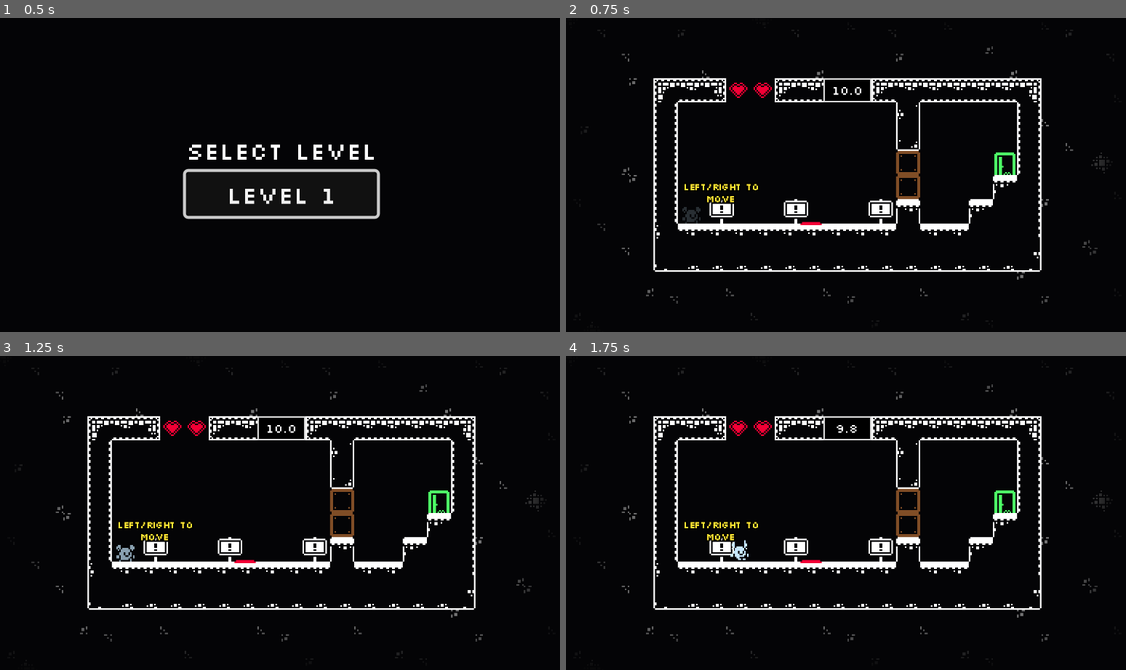
Above: before the commit, frames 1-4 (two rows, left to right).
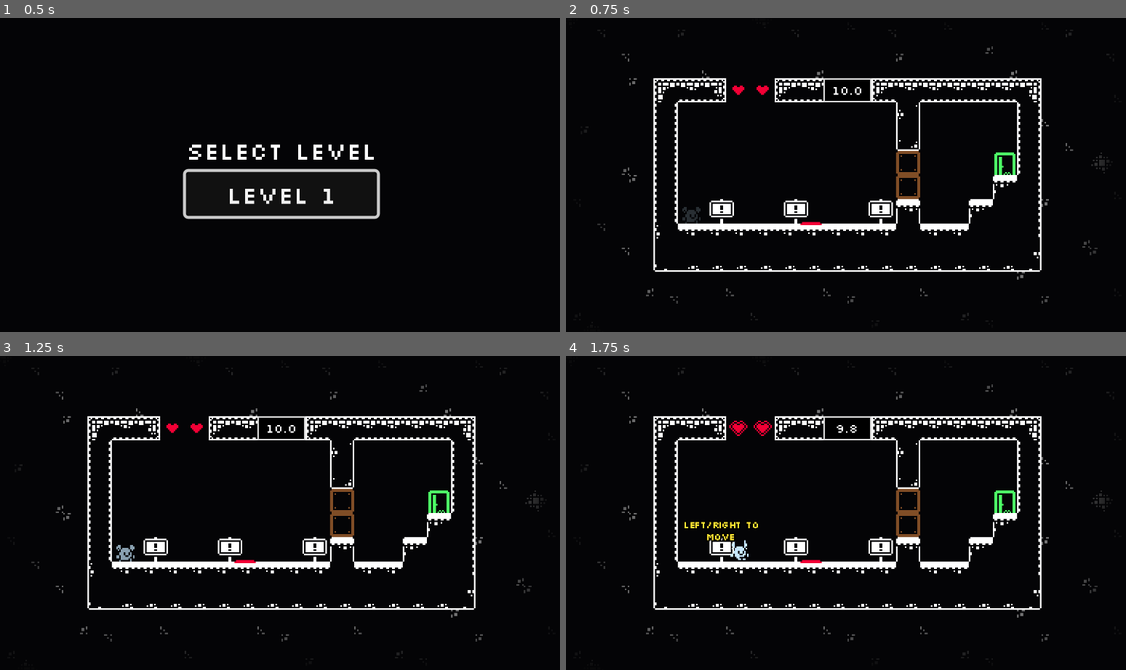
Above: after the commit, the same moments.

Repository: moellh/gmtk-game-jam-2026
Game: Godot game, scene res://src/levels/level_select.tscn
The game is run twice, just before and just after one commit, with the same random seed, the same clock (stepped at 60 frames per second) and the same inputs.
Inputs:
- Up to frame 1 (0.5 s): no input
- Up to frame 2 (0.75 s): click "Level 1" at 0.5 s
- Up to frame 3 (1.25 s): no input
- Up to frame 4 (1.75 s): hold Right (move_right) from 1.28 s (still down); tap C (clear) at 1.35 s; tap Space (jump) at 1.52 s

Frame 1 is identical in both runs. In frame 2, 0.3% of the frame differs, in the area x 21-37%, y 20-60%; in frame 3, 0.3%; in frame 4, nothing differs.

Commit message:
refactor: remove accepting_input state

Diff:
--- a/src/levels/game.gd
+++ b/src/levels/game.gd
@@ -15,7 +15,6 @@
 var timer := ROUND_TIME
 var finished_figures := 0
 var completed := false
-var accepting_input := false
 var dying := false
 
 func _ready() -> void:
@@ -32,8 +31,6 @@
 	if Input.is_action_just_pressed("menu"):
 		get_tree().change_scene_to_file("res://src/levels/level_select.tscn")
 		return
-
-	if not accepting_input: return
 
 	if Input.is_action_just_pressed("clear"):
 		clear()
@@ -57,22 +54,21 @@
 	timer_label.text = "%d.%d" % [displayed_seconds, displayed_tenths % 10]
 
 func play_level_intro() -> void:
-	accepting_input = false
-	player.set_physics_process(false)
+	get_tree().paused = true
 
 	var opaque_modulate := player.modulate
 	opaque_modulate.a = 1.0
 	player.modulate = _faded(opaque_modulate)
 
 	var tween := create_tween()
+	tween.set_pause_mode(Tween.TWEEN_PAUSE_PROCESS)
 	tween.tween_property(player, "modulate", opaque_modulate, LEVEL_TRANSITION_TIME)
 	await tween.finished
 
-	accepting_input = true
-	player.set_physics_process(true)
+	get_tree().paused = false
 
 func play_death() -> void:
-	if dying or completed or not accepting_input:
+	if dying or completed or get_tree().paused:
 		return
 	dying = true
 
@@ -87,8 +83,6 @@
 	player.modulate = opaque_modulate
 	get_tree().paused = false
 	next_round()
-	player.set_physics_process(true)
-	accepting_input = true
 	dying = false
 
 func clear() -> void:
@@ -116,7 +110,7 @@
 	return maxi(max_figures - finished_figures, 0)
 
 func complete_level(goal_position: Vector2) -> void:
-	if completed or not accepting_input:
+	if completed or get_tree().paused:
 		return
 	completed = true
 
@@ -128,8 +122,6 @@
 	level_complete.open(next_level)
 
 func _freeze_player() -> Tween:
-	accepting_input = false
-	player.set_physics_process(false)
 	player.velocity = Vector2.ZERO
 	get_tree().paused = true
 	var tween := create_tween()
